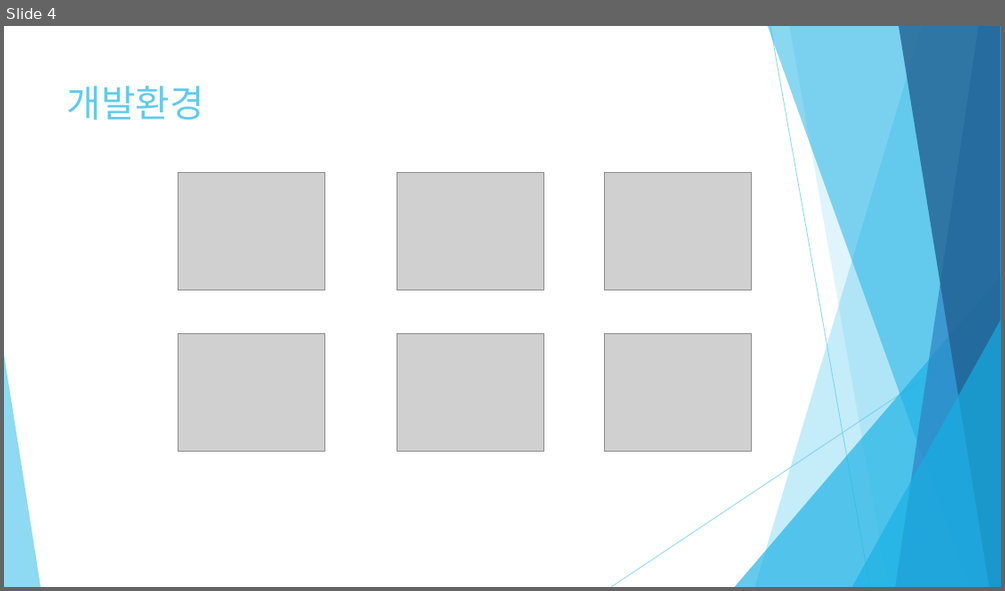
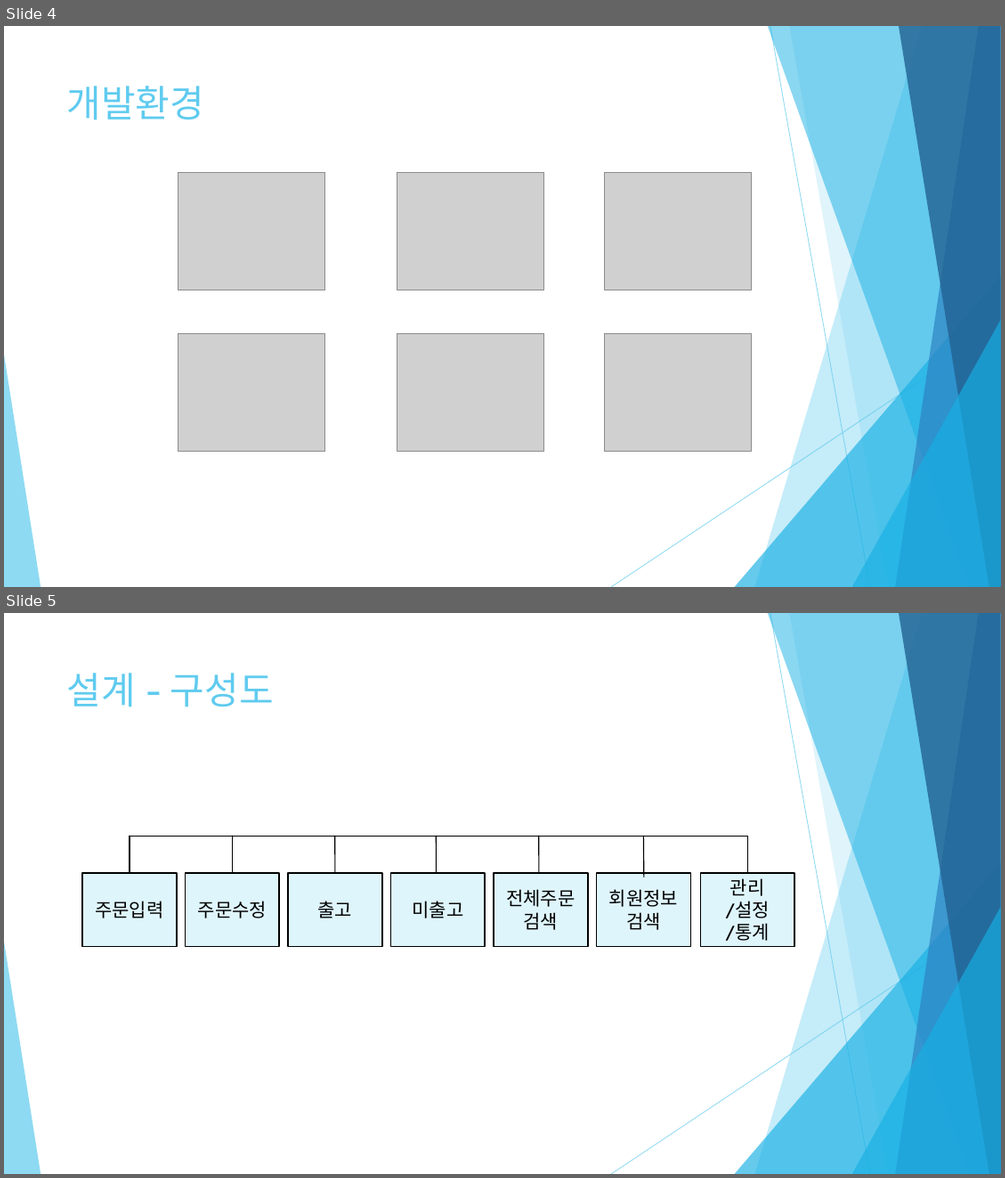
Before and after one commit to mywns123/project_yeop, a slide deck: document/세탁물 주문 관리_임준엽.pptx. Shown one above the other, each under a label of ours: slide 4 before the commit, slides 4 and 5 after it. The pictures are 1005x591 and 1005x1178 pixels, drawn with LibreOffice and Linux fonts; fonts in the diff are those of the drawing; grey boxes stand for pictures. Boxes give left, top, right and bottom in pixels: in the first picture for what was removed or moved away, otherwise in the second. Text is boxed around its words. In the diff, an @@ line names an element or a change of style, - is before the commit and + after.

```diff
--- a/document/세탁물 주문 관리_임준엽.pptx
+++ b/document/세탁물 주문 관리_임준엽.pptx
@@ slide 5 added at [4, 613, 1001, 1174], background #FFFFFF; not listed: 10 template elements that a slide beside it also shows @@
@@ title added at [67, 673, 274, 707], 36 pt, text #5FCBEF @@
+설계 - 구성도
@@ line added from (129, 835) to (129, 873), #000000 1 pt @@
@@ line added from (129, 835) to (437, 835), #000000 1 pt @@
@@ line added from (232, 873) to (232, 835), #000000 1 pt @@
@@ line added from (335, 873) to (335, 835), #000000 1 pt @@
@@ elbow line added from (437, 835) to (747, 873), #000000 1 pt @@
@@ line added from (437, 873) to (437, 835), #000000 1 pt @@
@@ line added from (539, 873) to (539, 835), #000000 1 pt @@
@@ line added from (644, 877) to (643, 835), #000000 1 pt @@
@@ rectangle added at [82, 873, 177, 946], fill #DFF5FC, outline #000000 1.5 pt, 18 pt, text #000000 @@
+주문입력
@@ rectangle added at [185, 873, 279, 946], fill #DFF5FC, outline #000000 1.5 pt, 18 pt, text #000000 @@
+주문수정
@@ rectangle added at [288, 873, 382, 946], fill #DFF5FC, outline #000000 1.5 pt, 18 pt, text #000000 @@
+출고
@@ rectangle added at [390, 873, 485, 946], fill #DFF5FC, outline #000000 1.5 pt, 18 pt, text #000000 @@
+미출고
@@ rectangle added at [494, 873, 588, 946], fill #DFF5FC, outline #000000 1.5 pt, 18 pt, text #000000 @@
+전체주문검색
@@ rectangle added at [596, 873, 690, 946], fill #DFF5FC, outline #000000 1.5 pt, 18 pt, text #000000 @@
+회원정보검색
@@ rectangle added at [700, 873, 794, 946], fill #DFF5FC, outline #000000 1.5 pt, 18 pt, text #000000 @@
+관리
+/설정
+/통계
```
Also in this commit, not shown: 20 slides changed, 6 other slides added, 19 other files.
